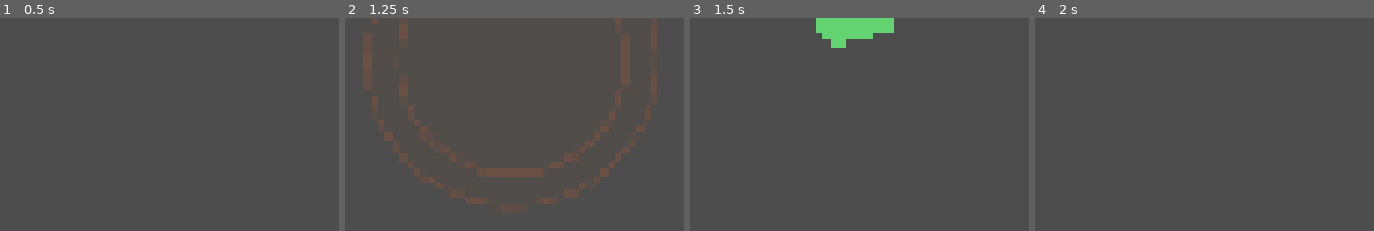
Above: before the commit, frames 1-4 (left to right).
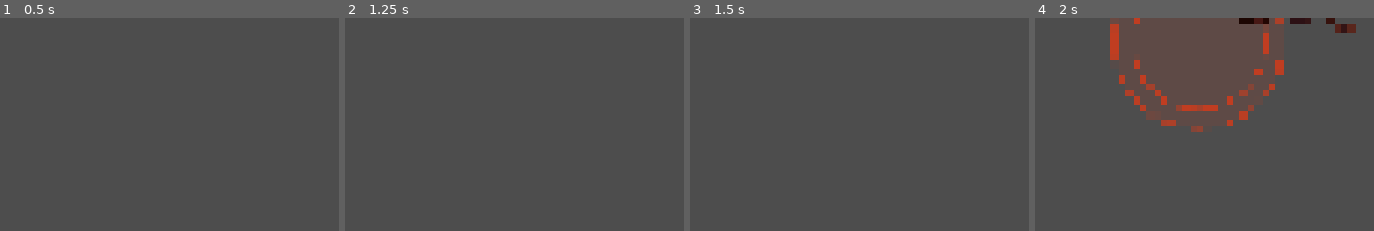
Above: after the commit, the same moments.

Repository: Triggggie/tree-guardian
Game: Godot game, scene res://tests/enemies/ancient_bark_colossus_quake_smoke_test.tscn
The game is run twice, just before and just after one commit, with the same random seed, the same clock (stepped at 60 frames per second) and the same inputs. This scene is started directly instead of the project's main scene.
Inputs:
- Up to frame 1 (0.5 s): no input
- Up to frame 2 (1.25 s): tap Enter at 0.5 s
- Up to frame 3 (1.5 s): tap Space at 1.25 s
- Up to frame 4 (2 s): no input

Frame 1 is identical in both runs. In frame 2, 4.1% of the frame differs, in the area x 5-93%, y 0-88%; in frame 3, 2.2%; in frame 4, 3.9%.

Commit message:
Animate Ancient Bark Colossus basic attack

Diff:
--- a/scenes/enemies/ancient_bark_colossus.tscn
+++ b/scenes/enemies/ancient_bark_colossus.tscn
@@ -5,6 +5,43 @@
 [ext_resource type="Script" path="res://scripts/enemies/components/enemy_attack_component.gd" id="3_attack"]
 [ext_resource type="Script" path="res://scripts/enemies/components/enemy_movement_component.gd" id="4_movement"]
 [ext_resource type="Texture2D" path="res://resources/enemies/ancient_bark_colossus/animations/ancient_bark_colossus_walk_v1.png" id="5_colossus_walk"]
+[ext_resource type="Texture2D" path="res://resources/enemies/ancient_bark_colossus/animations/ancient_bark_colossus_attack_v1.png" id="6_colossus_attack"]
+
+[sub_resource type="AtlasTexture" id="AtlasTexture_attack_0"]
+atlas = ExtResource("6_colossus_attack")
+region = Rect2(256, 0, 256, 256)
+
+[sub_resource type="AtlasTexture" id="AtlasTexture_attack_1"]
+atlas = ExtResource("6_colossus_attack")
+region = Rect2(512, 0, 256, 256)
+
+[sub_resource type="AtlasTexture" id="AtlasTexture_attack_2"]
+atlas = ExtResource("6_colossus_attack")
+region = Rect2(768, 0, 256, 256)
+
+[sub_resource type="AtlasTexture" id="AtlasTexture_attack_3"]
+atlas = ExtResource("6_colossus_attack")
+region = Rect2(1024, 0, 256, 256)
+
+[sub_resource type="AtlasTexture" id="AtlasTexture_attack_4"]
+atlas = ExtResource("6_colossus_attack")
+region = Rect2(1280, 0, 256, 256)
+
+[sub_resource type="AtlasTexture" id="AtlasTexture_attack_5"]
+atlas = ExtResource("6_colossus_attack")
+region = Rect2(1536, 0, 256, 256)
+
+[sub_resource type="AtlasTexture" id="AtlasTexture_attack_6"]
+atlas = ExtResource("6_colossus_attack")
+region = Rect2(1792, 0, 256, 256)
+
+[sub_resource type="AtlasTexture" id="AtlasTexture_attack_7"]
+atlas = ExtResource("6_colossus_attack")
+region = Rect2(2048, 0, 256, 256)
+
+[sub_resource type="AtlasTexture" id="AtlasTexture_attack_8"]
+atlas = ExtResource("6_colossus_attack")
+region = Rect2(2304, 0, 256, 256)
 
 [sub_resource type="AtlasTexture" id="AtlasTexture_walk_0"]
 atlas = ExtResource("5_colossus_walk")
@@ -44,6 +81,38 @@
 
 [sub_resource type="SpriteFrames" id="SpriteFrames_colossus_walk"]
 animations = [{
+"frames": [{
+"duration": 1.0,
+"texture": SubResource("AtlasTexture_attack_0")
+}, {
+"duration": 1.0,
+"texture": SubResource("AtlasTexture_attack_1")
+}, {
+"duration": 1.0,
+"texture": SubResource("AtlasTexture_attack_2")
+}, {
+"duration": 1.0,
+"texture": SubResource("AtlasTexture_attack_3")
+}, {
+"duration": 1.0,
+"texture": SubResource("AtlasTexture_attack_4")
+}, {
+"duration": 1.0,
+"texture": SubResource("AtlasTexture_attack_5")
+}, {
+"duration": 1.0,
+"texture": SubResource("AtlasTexture_attack_6")
+}, {
+"duration": 1.0,
+"texture": SubResource("AtlasTexture_attack_7")
+}, {
+"duration": 1.0,
+"texture": SubResource("AtlasTexture_attack_8")
+}],
+"loop": false,
+"name": &"attack",
+"speed": 14.0
+}, {
 "frames": [{
 "duration": 1.0,
 "texture": SubResource("AtlasTexture_walk_0")
--- a/scripts/ancient_bark_colossus.gd
+++ b/scripts/ancient_bark_colossus.gd
@@ -37,6 +37,33 @@
 	colossus_sprite.pause()
 
 
+func play_attack_visual() -> void:
+	if (
+		not is_instance_valid(visual)
+		or not is_instance_valid(colossus_sprite)
+		or not colossus_sprite.sprite_frames.has_animation(&"attack")
+	):
+		return
+
+	cancel_attack_visual()
+	attack_visual_active = true
+	visual.position = resting_visual_position
+	colossus_sprite.speed_scale = 1.0
+	colossus_sprite.animation = &"attack"
+	colossus_sprite.set_frame_and_progress(0, 0.0)
+	colossus_sprite.play()
+
+	var attack_frame_count: int = colossus_sprite.sprite_frames.get_frame_count(
+		&"attack"
+	)
+	var attack_fps: float = max(
+		colossus_sprite.sprite_frames.get_animation_speed(&"attack"), 0.01
+	)
+	attack_visual_tween = create_tween()
+	attack_visual_tween.tween_interval(float(attack_frame_count) / attack_fps)
+	attack_visual_tween.tween_callback(finish_attack_visual)
+
+
 func setup_crowd_formation(
 	new_formation_side: float,
 	new_lane_index: int,
--- a/tests/enemies/ancient_bark_colossus_quake_smoke_test.gd
+++ b/tests/enemies/ancient_bark_colossus_quake_smoke_test.gd
@@ -23,6 +23,7 @@
 
 func _ready() -> void:
 	await test_heavy_walk_presentation()
+	await test_basic_melee_presentation()
 	await test_phase_one_quake()
 	await test_phase_two_double_pulse()
 	await test_death_between_pulses()
@@ -113,6 +114,102 @@
 	await cleanup_fixture(root)
 
 
+func test_basic_melee_presentation() -> void:
+	var fixture: Dictionary = await create_fixture(
+		"BasicMeleePresentation", COLOSSUS
+	)
+	var enemy: CharacterBody2D = fixture.enemy
+	enemy.set_physics_process(false)
+	var sprite := enemy.get_node(
+		"Visual/AncientBarkColossusSprite"
+	) as AnimatedSprite2D
+	var visual := enemy.get_node("Visual") as Node2D
+	expect(
+		sprite.sprite_frames.has_animation(&"attack"),
+		"Attack animation is missing."
+	)
+	expect(
+		sprite.sprite_frames.get_frame_count(&"attack") == 9,
+		"Attack does not use nine populated frames."
+	)
+	expect(
+		not sprite.sprite_frames.get_animation_loop(&"attack"),
+		"Attack animation loops."
+	)
+	expect(
+		is_equal_approx(
+			sprite.sprite_frames.get_animation_speed(&"attack"), 14.0
+		),
+		"Attack baseline is not 14 FPS."
+	)
+
+	enemy.velocity.x = COLOSSUS.movement_speed
+	enemy.call("update_walk_animation")
+	expect(
+		sprite.animation == &"walk" and sprite.is_playing(),
+		"Walk setup failed."
+	)
+	enemy.call("play_attack_visual")
+	expect(
+		bool(enemy.get("attack_visual_active"))
+		and sprite.animation == &"attack"
+		and sprite.frame == 0
+		and sprite.is_playing(),
+		"Basic melee did not restart once from attack frame 0."
+	)
+	expect(visual.position == Vector2.ZERO, "Attack moved the resting Visual.")
+
+	visual.position = Vector2(40.0, 40.0)
+	enemy.call("play_attack_visual")
+	expect(
+		visual.position == Vector2.ZERO
+		and sprite.animation == &"attack"
+		and sprite.frame == 0,
+		"Repeated attack did not cancel and restore presentation cleanly."
+	)
+	await wait_seconds(0.70)
+	expect(
+		not bool(enemy.get("attack_visual_active")),
+		"Attack presentation did not finish."
+	)
+	expect(
+		sprite.animation == &"walk" and sprite.is_playing(),
+		"Moving Colossus did not resume its heavy walk after attacking."
+	)
+
+	enemy.velocity.x = 0.0
+	enemy.call("play_attack_visual")
+	await wait_seconds(0.70)
+	expect(
+		sprite.animation == &"walk" and not sprite.is_playing(),
+		"Stationary Colossus walked in place after attacking."
+	)
+	enemy.call("setup_crowd_formation", -1.0, 0, 0.0, 0, 1.0, 0.0, 1.0)
+	expect(not sprite.flip_h, "Left-spawned melee does not face right.")
+	enemy.call("play_attack_visual")
+	expect(visual.position == Vector2.ZERO, "Left attack changed gameplay position.")
+	enemy.call("setup_crowd_formation", 1.0, 0, 0.0, 0, 1.0, 0.0, 1.0)
+	expect(sprite.flip_h, "Right-spawned melee does not face left.")
+
+	for frame_index in range(sprite.sprite_frames.get_frame_count(&"attack")):
+		var frame_texture := sprite.sprite_frames.get_frame_texture(
+			&"attack", frame_index
+		) as AtlasTexture
+		expect(
+			is_instance_valid(frame_texture),
+			"Attack frame %d has no atlas texture." % frame_index
+		)
+		if is_instance_valid(frame_texture):
+			expect(
+				frame_texture.region == Rect2(
+					256.0 * float(frame_index + 1), 0.0, 256.0, 256.0
+				),
+				"Attack frame %d does not preserve populated authored order."
+				% frame_index
+			)
+	await cleanup_fixture(fixture.root)
+
+
 func test_phase_one_quake() -> void:
 	var definition: EnemyDefinition = create_test_definition(0.30, 0.12, 0.09, 0.08)
 	var fixture: Dictionary = await create_fixture("PhaseOneQuake", definition)
Binary file added: resources/enemies/ancient_bark_colossus/animations/ancient_bark_colossus_attack_v1.png
Not shown, added: resources/enemies/ancient_bark_colossus/animations/ancient_bark_colossus_attack_v1.png.import
